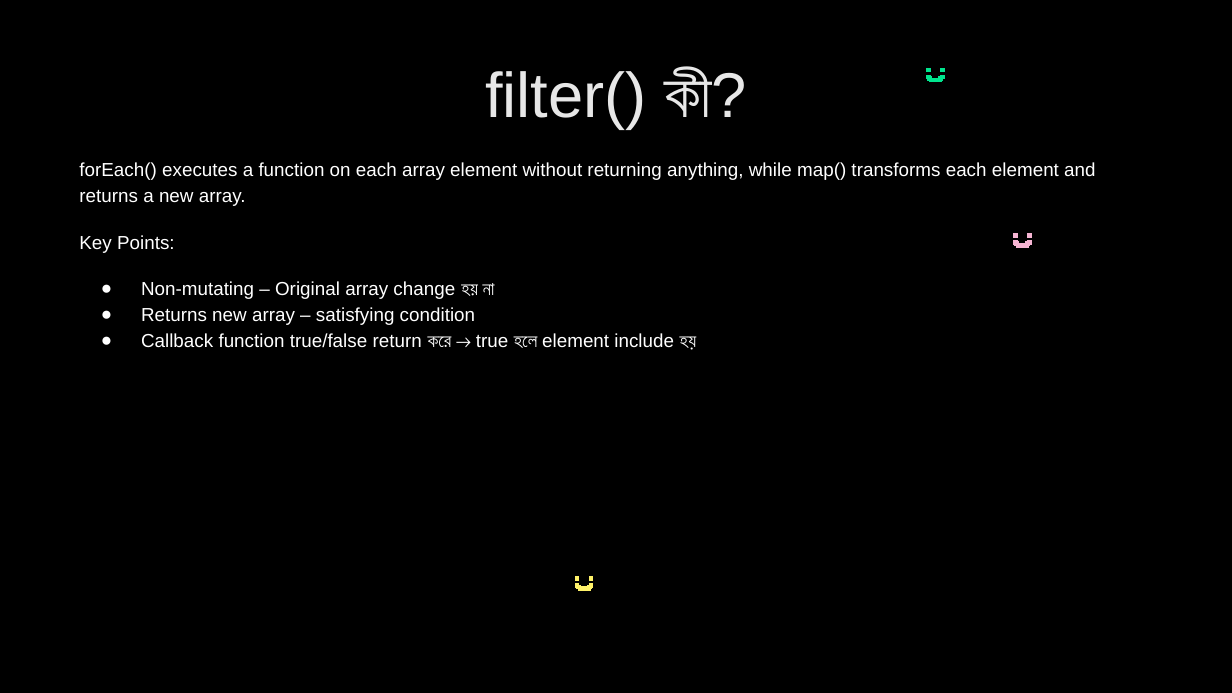
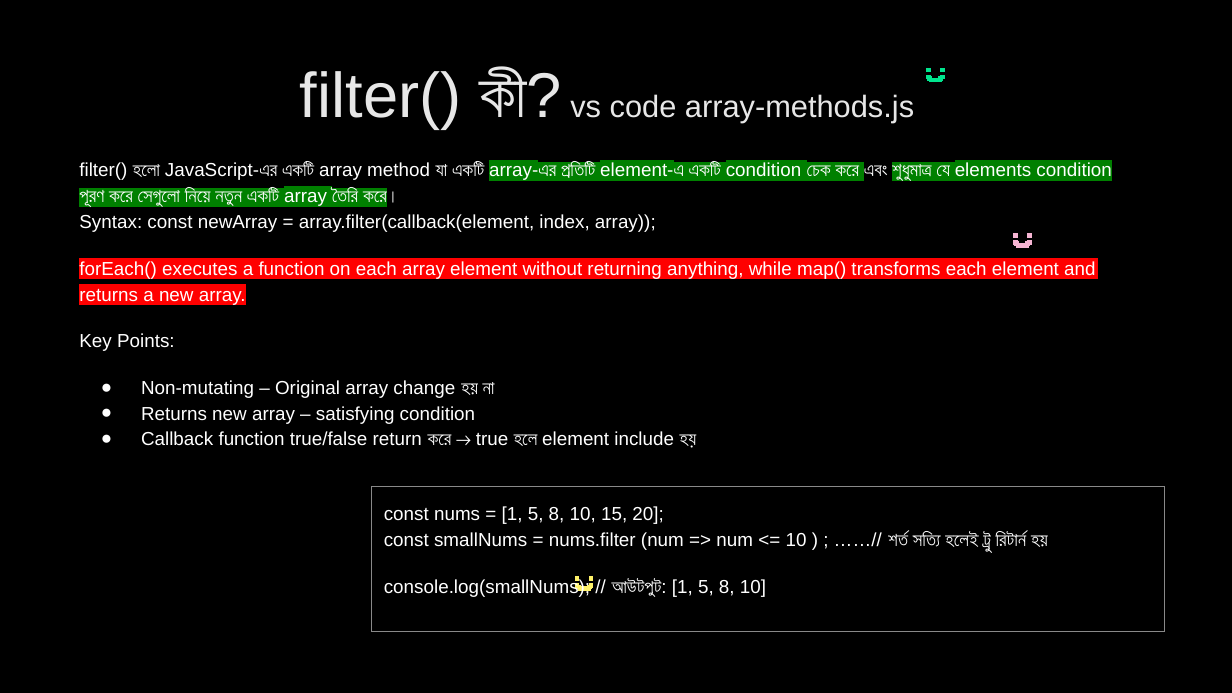
Before and after one commit to nabila-nuzhat/class-js, a slide deck: slide 44 of Interview Question JavaScript_HIGHLIGHTED.pptx (slide 43 before the commit). Drawn at 1232x693 pixels with LibreOffice and Linux fonts; fonts in the diff are those of the drawing. Boxes give left, top, right and bottom in pixels: in the first picture for what was removed or moved away, otherwise in the second. Text is boxed around its words. In the diff, an @@ line names an element or a change of style, - is before the commit and + after.

Commit message:
array method reduce, map, forEach updated

```diff
--- a/Interview Question JavaScript_HIGHLIGHTED.pptx
+++ b/Interview Question JavaScript_HIGHLIGHTED.pptx
@@ title at (x1=300, y1=68, x2=914, y2=129): text changed; size 37 to 18 pt @@
-filter() কী?
+filter() কী? vs code array-methods.js
@@ text at (x1=79, y1=162, x2=1111, y2=232): paragraph added @@
+filter() হলো JavaScript-এর একটি array method যা একটি array-এর প্রতিটি element-এ একটি condition চেক করে এবং শুধুমাত্র যে elements condition পূরণ করে সেগুলো নিয়ে নতুন একটি array তৈরি করে।
+Syntax: const newArray = array.filter(callback(element, index, array));
@@ text at (x1=79, y1=261, x2=1095, y2=305): highlight none to #FF0000 in "forEach() executes a function on each array ..." @@
@@ rectangle added at (x1=372, y1=487, x2=1165, y2=632), outline #898989 0.75 pt, 11 pt, text #FFFFFF @@
+const nums = [1, 5, 8, 10, 15, 20];
+const smallNums = nums.filter (num => num <= 10 ) ; ……// শর্ত সত্যি হলেই ট্রু রিটার্ন হয়
+console.log(smallNums); // আউটপুট: [1, 5, 8, 10]
```
Also in this commit, not shown: 5 other slides changed, 2 slides added, 2 other files.
